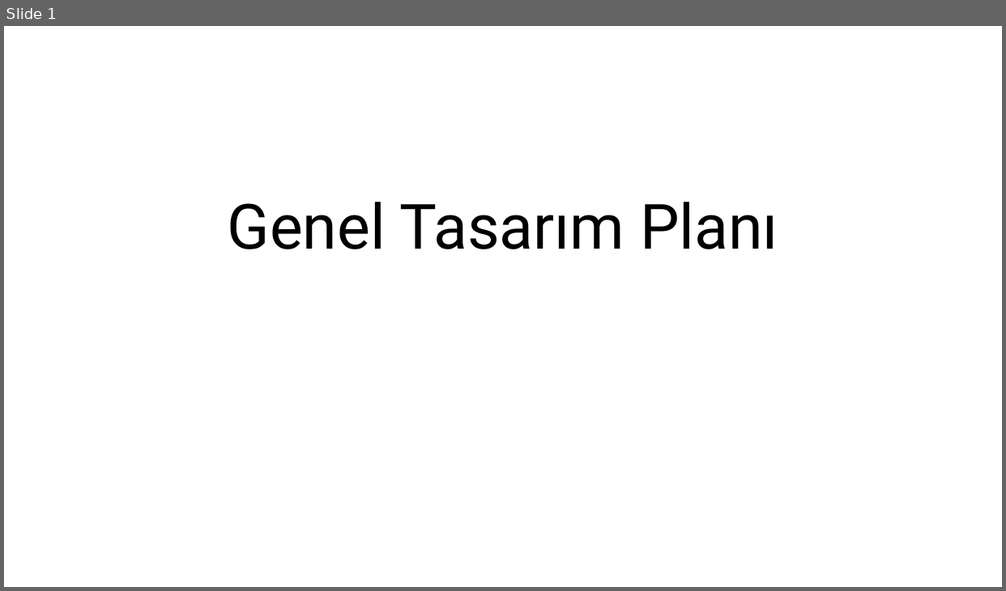
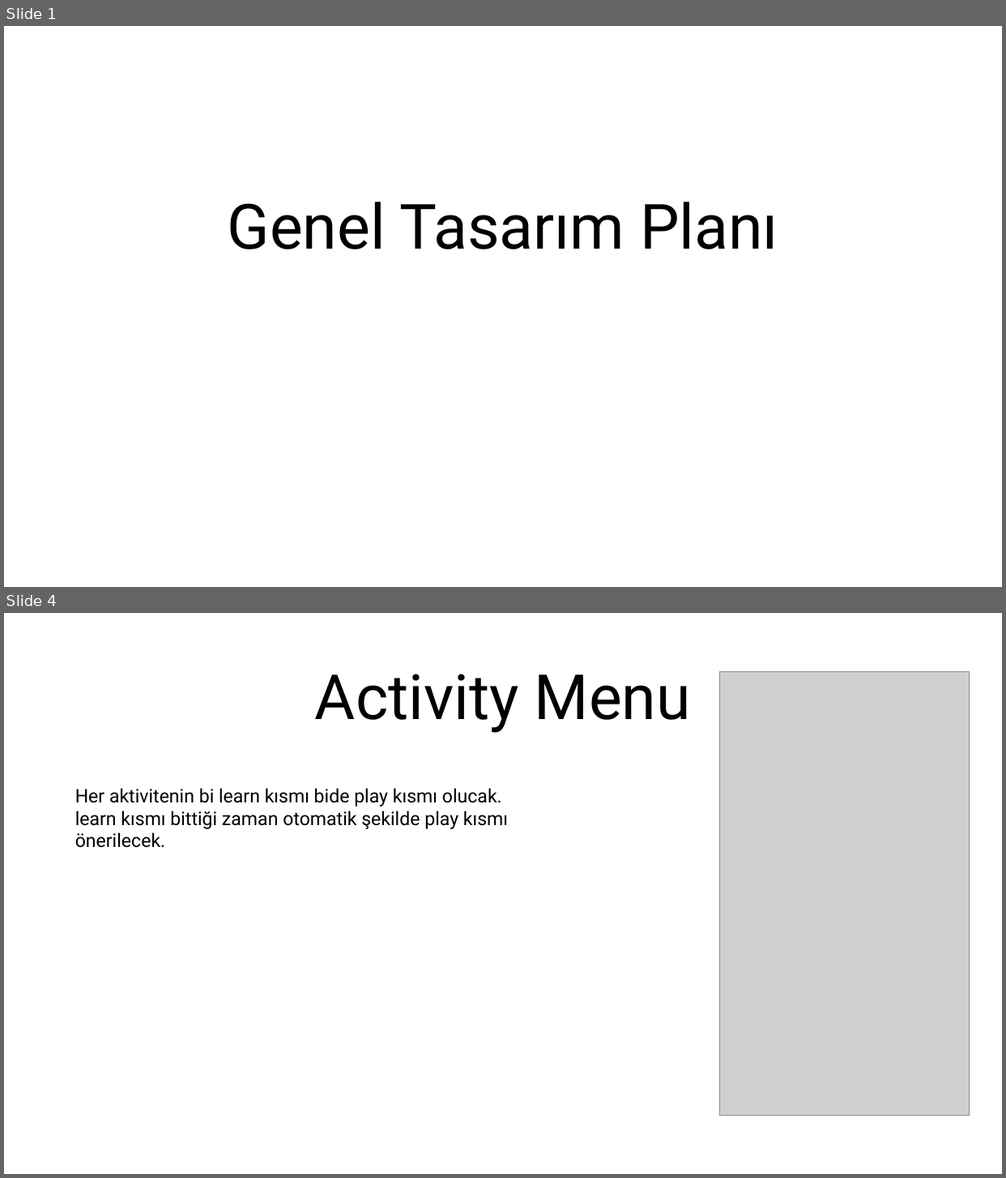
Before and after one commit to ekrem-sever/AdvancedProgrammingProject, a slide deck: Tasarım.pptx. Shown one above the other, each under a label of ours: slide 1 before the commit, slides 1 and 4 after it; the slides between them are not shown. The pictures are 1006x591 and 1006x1178 pixels, drawn with LibreOffice and Linux fonts; fonts in the diff are those of the drawing; grey boxes stand for pictures. Boxes give left, top, right and bottom in pixels: in the first picture for what was removed or moved away, otherwise in the second. Text is boxed around its words. In the diff, an @@ line names an element or a change of style, - is before the commit and + after.

```diff
--- a/Tasarım.pptx
+++ b/Tasarım.pptx
@@ slide 4 added at (4,613,1002,1174), background #FFFFFF @@
@@ title added at (315,674,691,733), 60 pt, text #000000 @@
+Activity Menu
@@ picture added at (720,672,969,1116) @@
@@ text added at (75,788,508,829), 18 pt, text #000000 @@
+Her aktivitenin bi learn kısmı bide play kısmı olucak.
+learn kısmı bittiği zaman otomatik şekilde play kısmı önerilecek.
```
Also in this commit, not shown: 1 slide changed, 1 other slide added.
